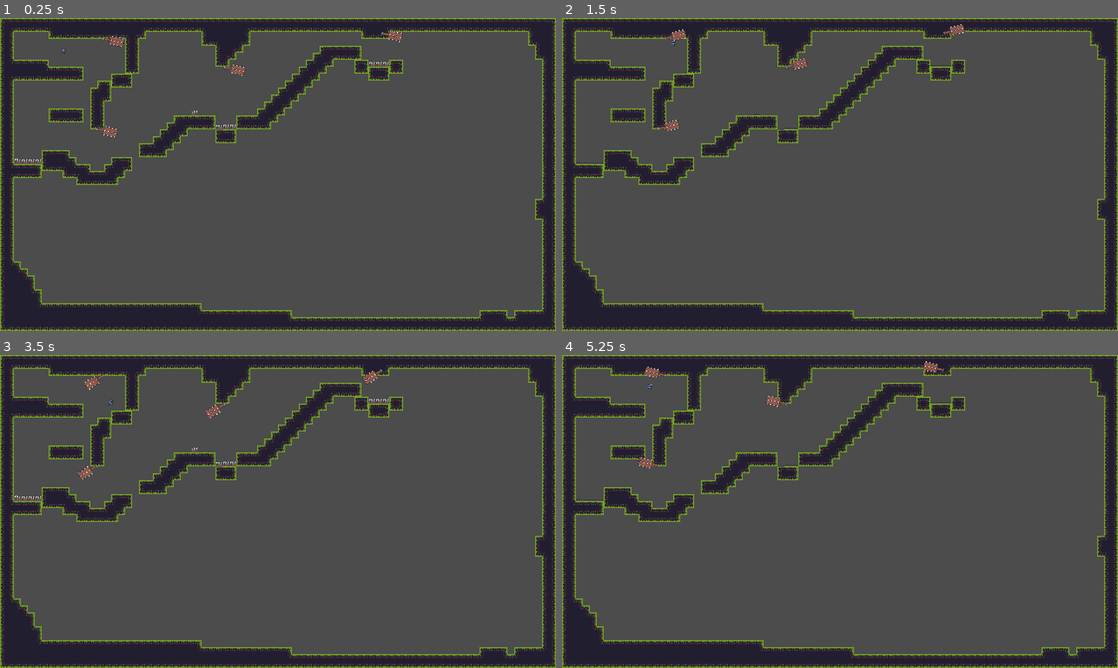
Above: before the commit, frames 1-4 (two rows, left to right).
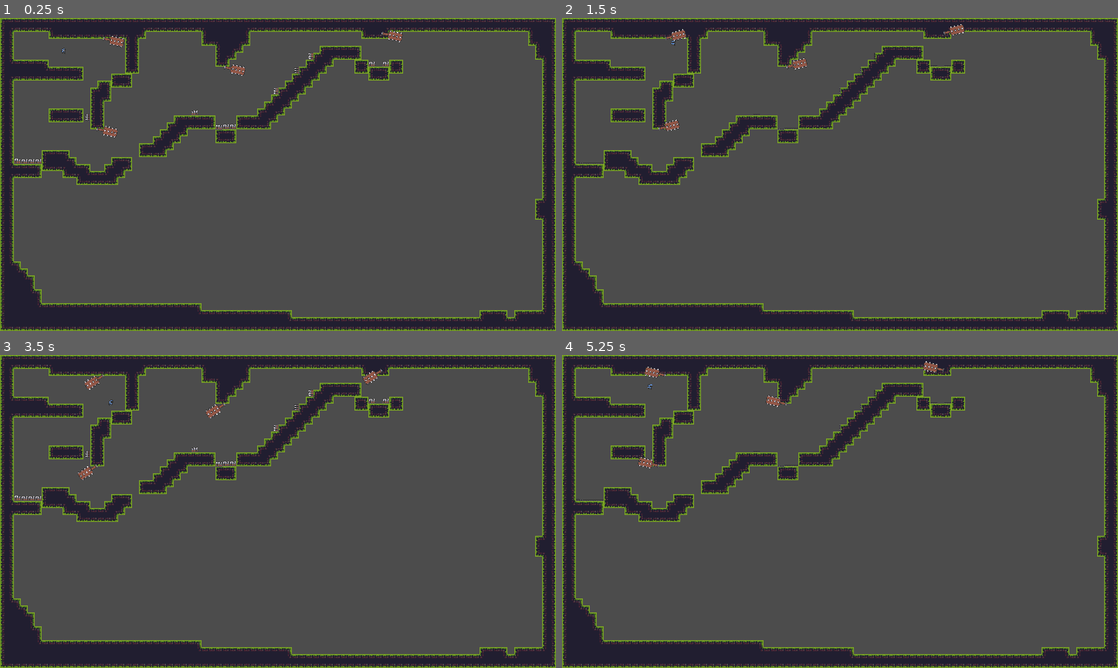
Above: after the commit, the same moments.

Repository: SuggG2/Platformer
Game: Godot game, scene res://World.tscn
Two runs of this game, one before a commit and one after it. Both use one fixed random seed, a clock stepped at 60 frames per second and the inputs below. The project has no main scene, so this scene is started directly.
Inputs:
- Up to frame 1 (0.25 s): no input
- Up to frame 2 (1.5 s): hold D (right) from 0.53 s (still down); tap Z (zoom) at 0.6, 1.35 s; tap Space (jump) at 0.77 s
- Up to frame 3 (3.5 s): tap Space (jump) at 1.52, 3.02 s; release D (right) at 2.03 s; hold A (left) 2.03-2.78 s; tap Z (zoom) at 2.1, 2.85 s; hold D (right) from 2.78 s (still down)
- Up to frame 4 (5.25 s): tap Z (zoom) at 3.6, 4.35, 5.1 s; tap Space (jump) at 3.77, 4.52 s; release D (right) at 4.28 s; hold A (left) 4.28-5.03 s; hold D (right) from 5.03 s (still down)

The runs differ from the first frame. In frame 1, less than 0.1% of the frame differs, in the area x 15-69%, y 11-33%; in frame 2, less than 0.1%; in frame 3, less than 0.1%; in frame 4, less than 0.1%.

Commit message:
door area node

Diff:
--- a/Door Button.tscn
+++ b/Door Button.tscn
@@ -2,12 +2,20 @@
 
 [node name="Door Button" type="Node2D"]
 
-[node name="Door2" type="Sprite" parent="."]
+[node name="Button" type="Sprite" parent="."]
 
-[node name="Door" type="StaticBody2D" parent="Door2"]
+[node name="Button" type="StaticBody2D" parent="Button"]
 
-[node name="Button2" type="Sprite" parent="."]
+[node name="CollisionShape2D" type="CollisionShape2D" parent="Button/Button"]
 
-[node name="Button" type="StaticBody2D" parent="Button2"]
+[node name="Area2D" type="Area2D" parent="Button"]
+
+[node name="CollisionShape2D" type="CollisionShape2D" parent="Button/Area2D"]
+
+[node name="Door" type="Sprite" parent="."]
+
+[node name="Door" type="StaticBody2D" parent="Door"]
+
+[node name="CollisionShape2D" type="CollisionShape2D" parent="Door/Door"]
 
 [node name="AnimationPlayer" type="AnimationPlayer" parent="."]
--- a/World.tscn
+++ b/World.tscn
@@ -235,6 +235,18 @@
 position = Vector2( 536, 248 )
 rotation = -3.13349
 
+[node name="Spike Trap13" parent="." instance=ExtResource( 3 )]
+position = Vector2( 681, 121 )
+rotation = -4.69789
+
+[node name="Spike Trap15" parent="." instance=ExtResource( 3 )]
+position = Vector2( 633, 168 )
+rotation = -4.69789
+
+[node name="Spike Trap14" parent="." instance=ExtResource( 3 )]
+position = Vector2( 714, 88 )
+rotation = -4.69789
+
 [node name="Spike Trap5" parent="." instance=ExtResource( 3 )]
 position = Vector2( 40, 327 )
 rotation = -3.12649
@@ -247,10 +259,6 @@
 position = Vector2( 72, 328 )
 rotation = -3.12649
 
-[node name="Spike Trap10" parent="." instance=ExtResource( 3 )]
-position = Vector2( 872, 104 )
-rotation = -3.12649
-
 [node name="Spike Trap11" parent="." instance=ExtResource( 3 )]
 position = Vector2( 856, 104 )
 rotation = -3.12649
@@ -266,3 +274,7 @@
 [node name="Spike Trap9" parent="." instance=ExtResource( 3 )]
 position = Vector2( 88, 328 )
 rotation = -3.12649
+
+[node name="Spike Trap10" parent="." instance=ExtResource( 3 )]
+position = Vector2( 200, 228 )
+rotation = -4.70789
